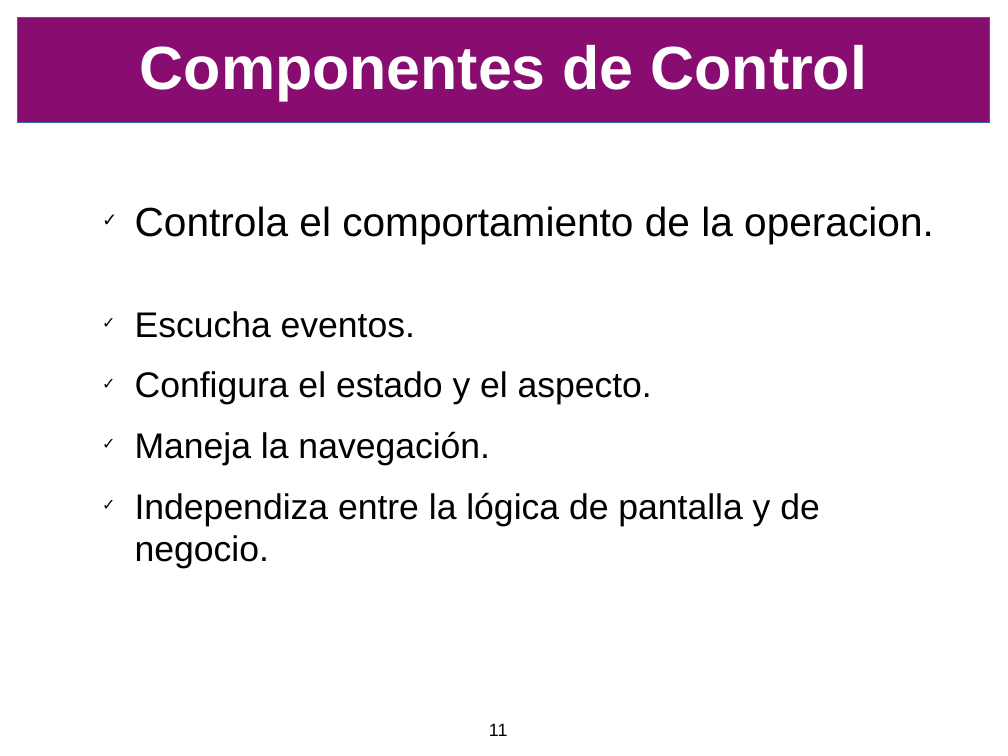
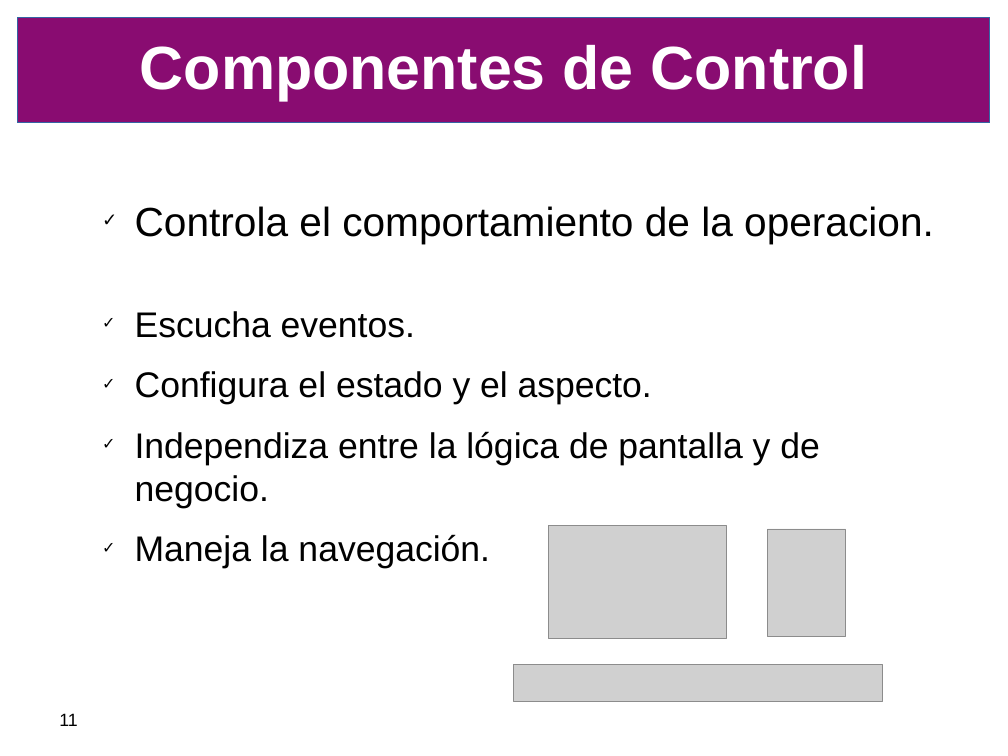
Before and after one commit to SIU-Toba/framework, a slide deck: slide 11 of doc/presentacion/CafeConf2006.odp. Drawn at 1008x756 pixels with LibreOffice and Linux fonts; fonts in the diff are those of the drawing; grey boxes stand for pictures; background and template pictures are left out. Boxes give left, top, right and bottom in pixels: in the first picture for what was removed or moved away, otherwise in the second. Text is boxed around its words. In the diff, an @@ line names an element or a change of style, - is before the commit and + after.

Commit message:
Presentacion

```diff
--- a/doc/presentacion/CafeConf2006.odp
+++ b/doc/presentacion/CafeConf2006.odp
@@ text at (x1=135, y1=431, x2=820, y2=508): paragraph added @@
+✓ Independiza entre la lógica de pantalla y de negocio.
@@ text at (x1=135, y1=492, x2=820, y2=569): paragraph removed @@
-✓ Independiza entre la lógica de pantalla y de negocio.
@@ picture added at (x1=549, y1=526, x2=727, y2=638) @@
@@ picture added at (x1=768, y1=530, x2=846, y2=638) @@
@@ picture added at (x1=514, y1=665, x2=883, y2=702) @@
@@ page number moved from (x1=489, y1=723, x2=507, y2=736) to (x1=59, y1=713, x2=77, y2=726) @@
```
Also in this commit, not shown: 26 other slides changed.
